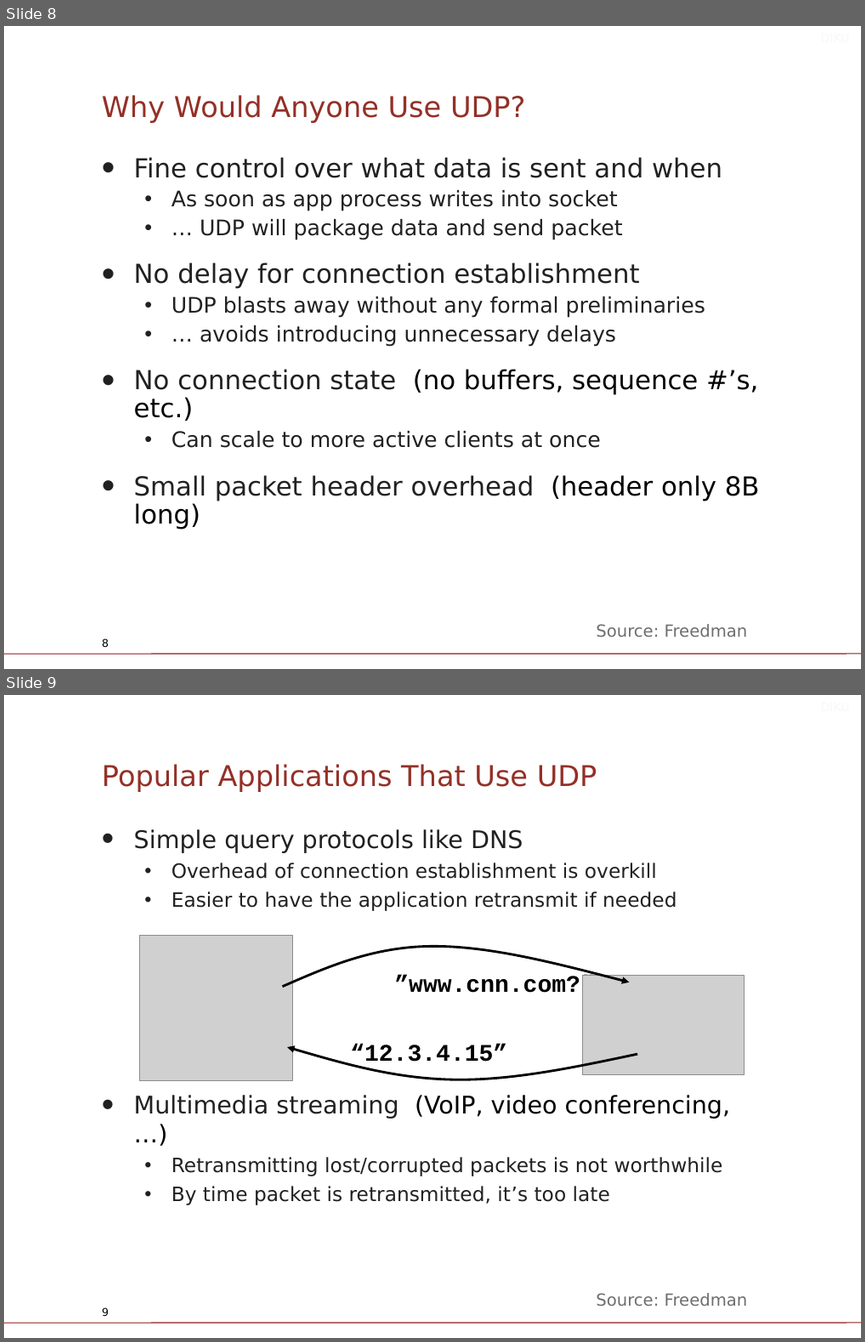
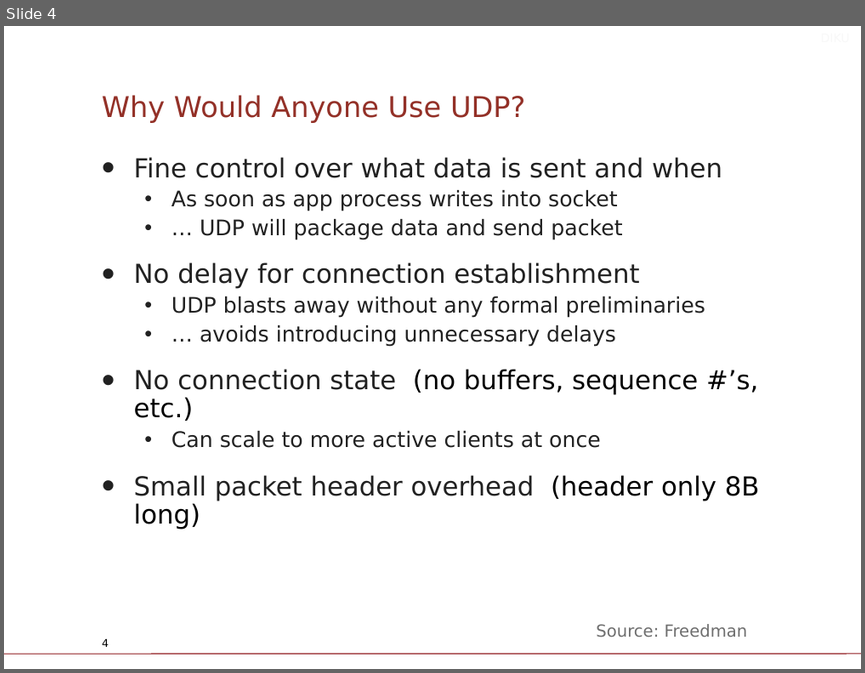
Before and after one commit to diku-compSys/compSys-e2023-pub, a slide deck: lectures/23-11-08_tcp_and_reliable_communication/slides.odp. Shown one above the other, each under a label of ours: slides 8 and 9 before the commit, slide 4 after it. The pictures are 865x1342 and 865x673 pixels, drawn with LibreOffice and Linux fonts; fonts in the diff are those of the drawing; grey boxes stand for pictures; background and template pictures are left out. Boxes give left, top, right and bottom in pixels: in the first picture for what was removed or moved away, otherwise in the second. Text is boxed around its words. In the diff, an @@ line names an element or a change of style, - is before the commit and + after.

```diff
--- a/lectures/23-11-08_tcp_and_reliable_communication/slides.odp
+++ b/lectures/23-11-08_tcp_and_reliable_communication/slides.odp
@@ slide 9 removed at [4, 695, 861, 1338], background #FFFFFF; not listed: 1 template element that a slide beside it also shows @@
@@ text removed at [273, 695, 858, 720] @@
-DIKU
@@ title removed at [102, 764, 597, 792] @@
-Popular Applications That Use UDP
@@ text removed at [134, 829, 730, 1205] @@
-• Simple query protocols like DNS
-  • Overhead of connection establishment is overkill
-  • Easier to have the application retransmit if needed
-• Multimedia streaming (VoIP, video conferencing, …)
-  • Retransmitting lost/corrupted packets is not worthwhile
-  • By time packet is retransmitted, it’s too late
@@ picture removed at [139, 936, 293, 1082] @@
@@ freeform shape removed at [284, 945, 629, 986] @@
@@ text removed at [394, 975, 594, 998] @@
-”www.cnn.com?”
@@ picture removed at [582, 975, 744, 1075] @@
@@ freeform shape removed at [287, 1047, 636, 1081] @@
@@ text removed at [350, 1043, 507, 1067] @@
-“12.3.4.15”
@@ text removed at [596, 1293, 748, 1305] @@
-Source: Freedman
@@ page number removed at [102, 1307, 109, 1316] @@
-9
@@ what was slide 8 is now slide 4 @@
@@ page number at [102, 638, 109, 646]: text changed @@
-8
+4
```
Also in this commit, not shown: 2 slides changed, 2 slides added, 4 other slides removed, 3 other files.
